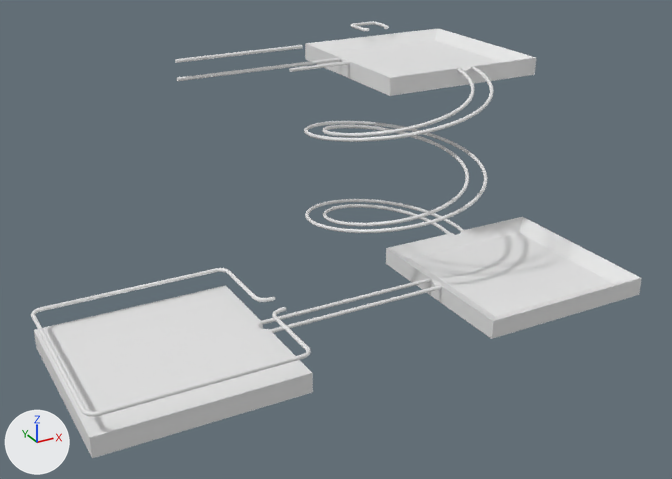
What one commit did to the FBX model Assets/Scenes/Models/Level1.fbx.
Camera for both pictures: a camera (50 mm lens) standing at (-1.13, -3.67, 2.26) and looking at (1.31, 0.75, 0.05). The axes (+X, +Y, +Z) are drawn at lower left. The lights are the same throughout. Where no turn or scale is listed for an object, it has been applied to the vertices. Vertices at the same position are counted once.

Names of what the first picture shows: 'Level1'.
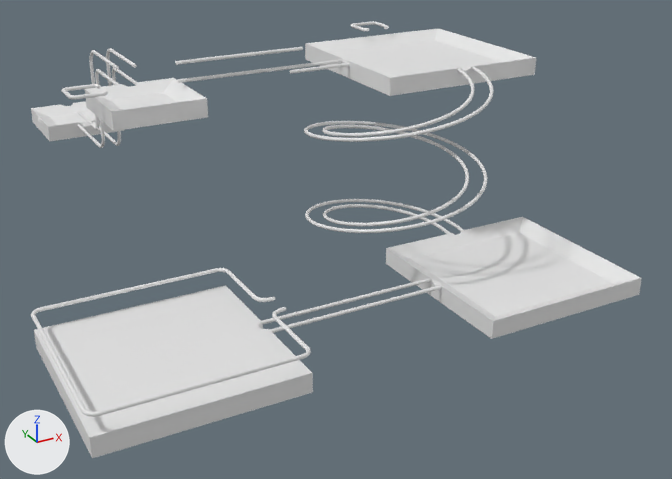
Location of each change, (x1, y1, x2, y2) in pixels of the pictures (672 x 479 px; the box of a moved part takes in the faces that stretch with it):
part 1 of me_mesh, added
    after: (61, 84, 108, 99)
part 2 of me_mesh, added
    after: (77, 69, 120, 148)
part 3 of me_mesh, added
    after: (78, 50, 119, 130)
part 4 of me_mesh, added
    after: (93, 68, 138, 146)
part 5 of me_mesh, added
    after: (106, 48, 137, 86)
part 6 of me_mesh, added
    after: (31, 101, 124, 141)
part 7 of me_mesh, added
    after: (85, 78, 208, 131)
part 8 of me_mesh, moved or reshaped
    before: (175, 45, 350, 81)
    after: (175, 47, 350, 83)

The change, as a diff of the scene's bpy script:
```diff
--- a/Assets/Scenes/Models/Level1.fbx.py
+++ b/Assets/Scenes/Models/Level1.fbx.py
@@ me_mesh @@
 # used by ob_level1; location = (0.0, 0.0, 0.0)
-me_mesh.from_pydata(...)  # 11037 vertices, 11081 faces; spans x -0.51..2.5, y -0.51..1.66, z -0.05..1.15
+me_mesh.from_pydata(...)  # 14039 vertices, 14017 faces; spans x -0.51..2.5, y -0.51..2.85, z -0.05..1.14
+# me_mesh part 1: the loose piece of 522 vertices spanning x 1.9..2.1, y 1.46..1.66, z 1.09..1.11 is copied, and the copy is turned 90 degrees about the z axis through its middle, then moved by (-2.01, -0.56, -0.05); it spans x -0.11..0.09, y 0.9..1.1, z 1.04..1.06
+# me_mesh part 2: a new loose piece of 608 vertices spanning x 0.24..0.26, y 1.25..2.35, z 0.47..0.99
+# me_mesh part 3: a new loose piece of 608 vertices spanning x 0.24..0.26, y 1.3..2.3, z 0.57..1.09
+# me_mesh part 4: a new loose piece of 608 vertices spanning x 0.34..0.36, y 1.25..2.35, z 0.47..0.99
+# me_mesh part 5: a new loose piece of 608 vertices spanning x 0.34..0.36, y 1.3..2.3, z 0.57..1.09
+# me_mesh part 6: a new loose piece of 30 vertices spanning x 0.05..0.55, y 2.35..2.85, z 0.4..0.5
+# me_mesh part 7: a new loose piece of 18 vertices spanning x 0.05..0.55, y 0.75..1.25, z 0.9..1.0
+# me_mesh part 8
+# 21 vertices are removed from x 0.5..1.5, y 0.94..1.06, z 1.05..1.15
+# 164 faces are deleted
+# 56 vertices in x 0.5..1.5, y 0.94..1.06, z 1.03..1.15 move by (0.0, 0.0, -0.01)
+# 14 vertices move within x 0.5..1.5, y 0.94..1.06, z 1.03..1.14
+# 21 vertices are added at x 0.5..1.5, y 0.94..1.06, z 1.02..1.12
+# 164 new faces join them
```
